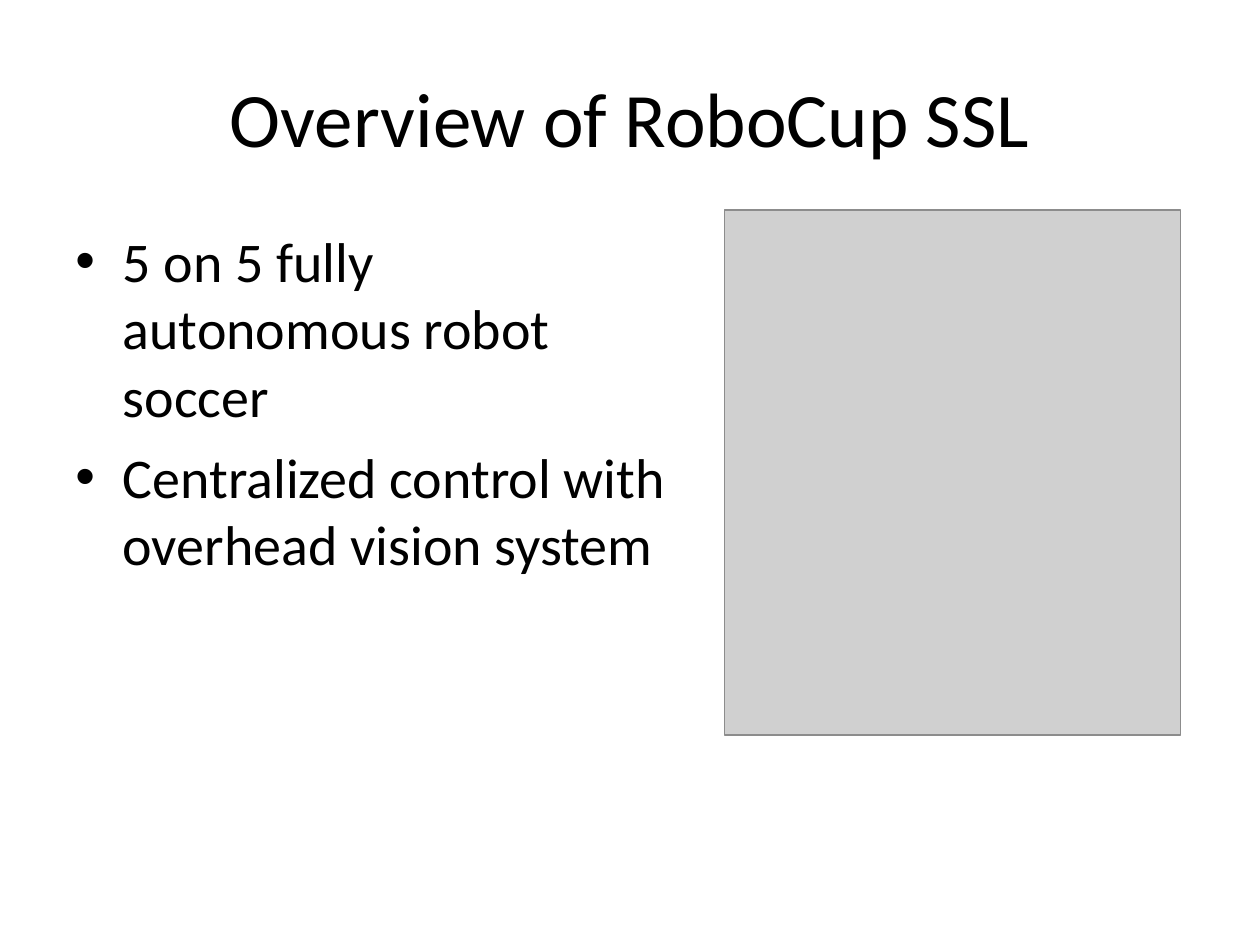
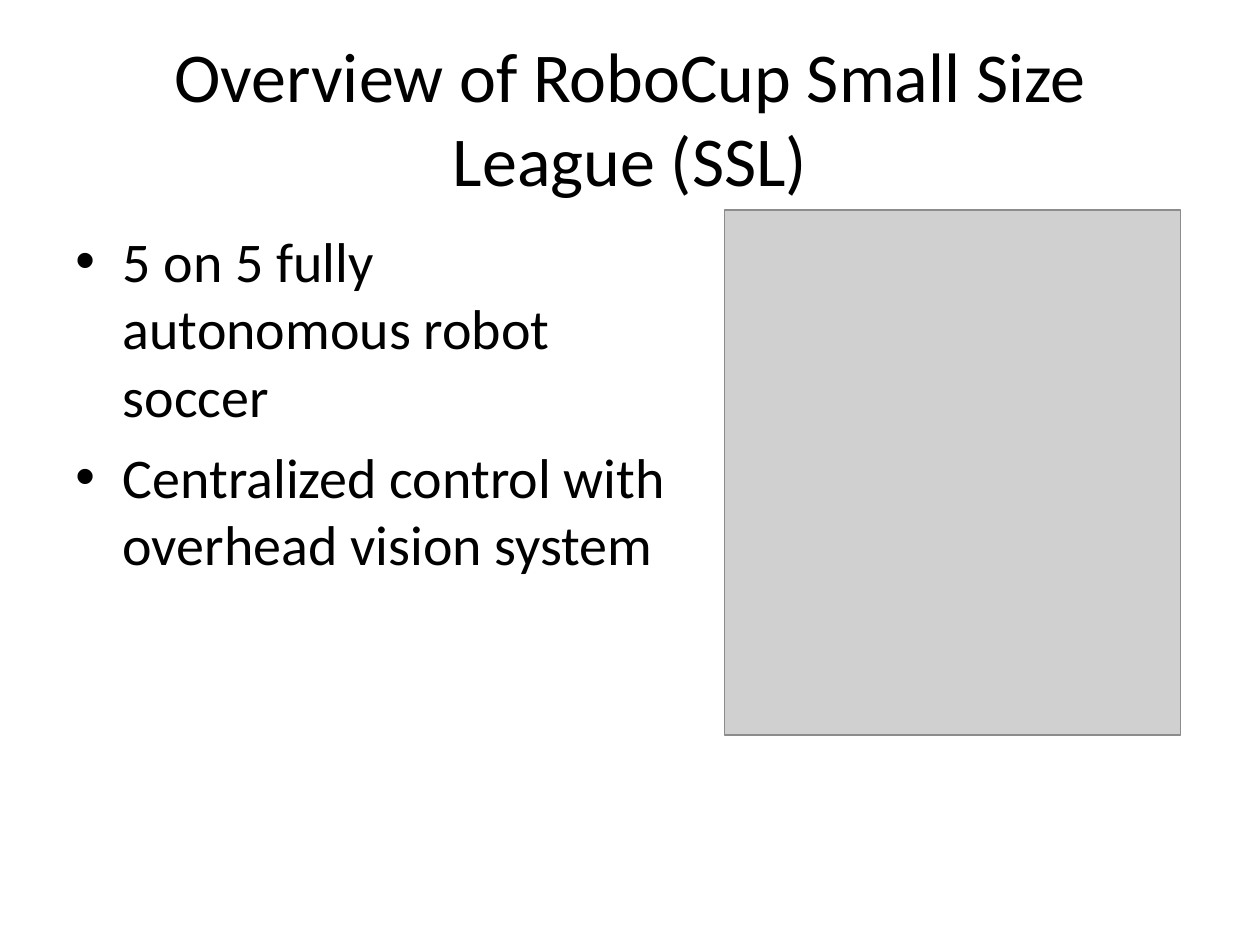
Before and after one commit to oarslan3/gt-cs-rip-projects, a slide deck: slide 2 of final/ProposalPresentation.ppt. Drawn at 1260x945 pixels with LibreOffice and Linux fonts; fonts in the diff are those of the drawing; grey boxes stand for pictures. Boxes give left, top, right and bottom in pixels: in the first picture for what was removed or moved away, otherwise in the second. Text is boxed around its words. In the diff, an @@ line names an element or a change of style, - is before the commit and + after.

```diff
--- a/final/ProposalPresentation.ppt
+++ b/final/ProposalPresentation.ppt
@@ title at [175,53,1085,198]: text changed; size 44 to 40 pt @@
-Overview of RoboCup SSL
+Overview of RoboCup Small Size League (SSL)
```
Also in this commit, not shown: 3 other slides changed, 2 slides added, 2 slides removed.
